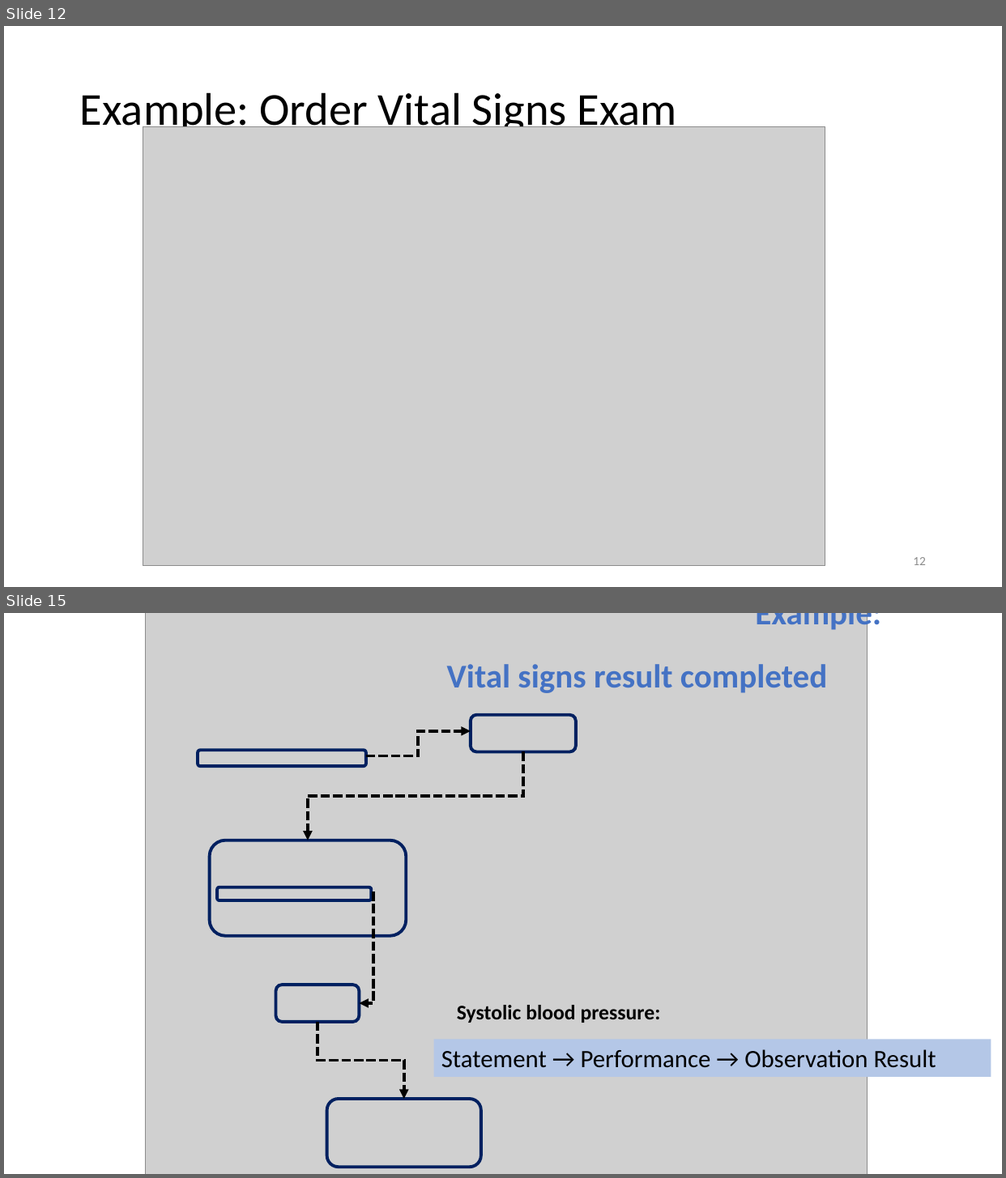
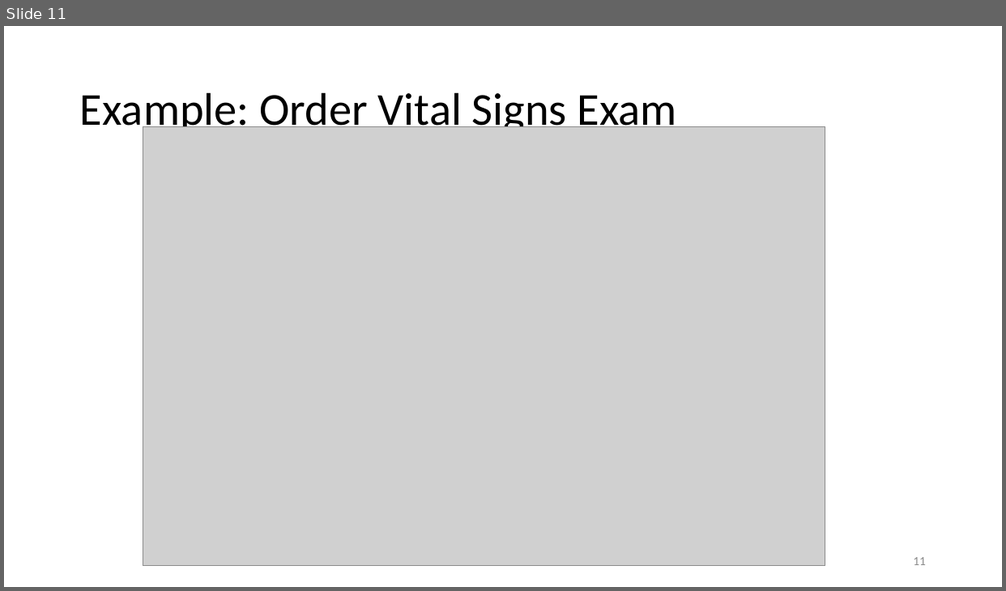
Before and after one commit to HL7/ANF, a slide deck: src/main/uml/doc/ANF Reference Model.pptx. Shown one above the other, each under a label of ours: slides 12 and 15 before the commit, slide 11 after it; the slides between them are not shown. The pictures are 1006x1178 and 1006x591 pixels, drawn with LibreOffice and Linux fonts; fonts in the diff are those of the drawing; grey boxes stand for pictures. Boxes give left, top, right and bottom in pixels: in the first picture for what was removed or moved away, otherwise in the second. Text is boxed around its words. In the diff, an @@ line names an element or a change of style, - is before the commit and + after.

```diff
--- a/src/main/uml/doc/ANF Reference Model.pptx
+++ b/src/main/uml/doc/ANF Reference Model.pptx
@@ slide 15 removed at [4,613,1002,1174], background #FFFFFF @@
@@ picture removed at [146,613,868,1174] @@
@@ text removed at [447,613,881,693] @@
-Example:
-Vital signs result completed
@@ elbow arrow removed from (366, 756) to (471, 731) @@
@@ rounded rectangle removed at [471,715,576,752] @@
@@ rounded rectangle removed at [198,750,366,766] @@
@@ elbow arrow removed from (523, 752) to (308, 841) @@
@@ rounded rectangle removed at [210,841,407,936] @@
@@ rounded rectangle removed at [217,888,372,901] @@
@@ elbow arrow removed from (374, 892) to (359, 1003) @@
@@ rounded rectangle removed at [275,985,359,1023] @@
@@ elbow arrow removed from (317, 1022) to (404, 1099) @@
@@ text removed at [457,1005,661,1023] @@
-Systolic blood pressure:
@@ rectangle removed at [434,1040,991,1077] @@
-Statement → Performance → Observation Result
@@ rounded rectangle removed at [326,1099,481,1167] @@
@@ what was slide 12 is now slide 11 @@
@@ page number at [913,557,926,565]: text changed @@
-12
+11
```
Also in this commit, not shown: 4 slides changed, 1 slide added, 6 other slides removed.
